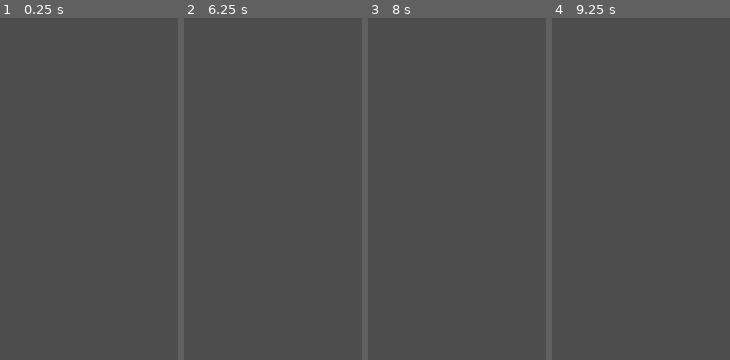
Above: before the commit, frames 1-4 (left to right).
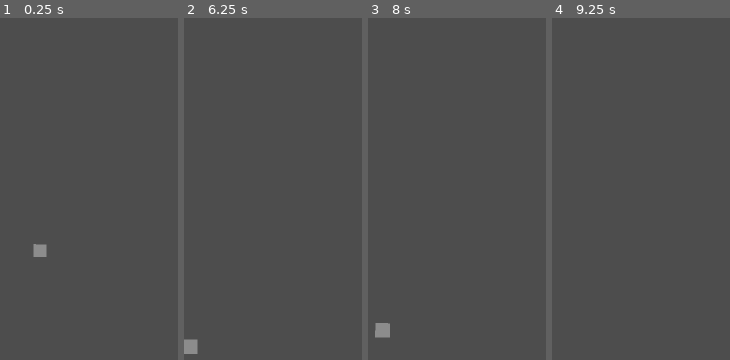
Above: after the commit, the same moments.

Repository: nathan-guiard/zappy
Game: Godot game, scene res://main.tscn
Two runs of this game, one before a commit and one after it. Both use one fixed random seed, a clock stepped at 60 frames per second and the inputs below.
Inputs (mouse positions are in pixels of both pictures, inside the frame that each line leads up to):
- Up to frame 1 (0.25 s): no input
- Up to frame 2 (6.25 s): tap Enter at 0.5, 2, 3.5 s; move the mouse to (outside the picture) at 0.52 s; tap I at 0.6, 1.35, 2.3, 3.05, 3.6, 4.35, 5.3, 6.05 s; click (outside the picture) at 0.67 s; tap Space at 1.25, 2.75, 4.25 s; move the mouse to (outside the picture) at 1.27 s; click (outside the picture) at 1.42 s; move the mouse to (outside the picture) at 2.02 s; tap P at 2.1, 5.1 s; click (outside the picture) at 2.17 s; move the mouse to (outside the picture) at 2.77 s; tap O at 2.85, 5.85 s; click (outside the picture) at 2.92 s; move the mouse to (outside the picture) at 3.52 s; click (outside the picture) at 3.67 s; move the mouse to (344, 147) at 4.27 s; click (344, 147) at 4.42 s; move the mouse to (outside the picture) at 5.02 s; click (outside the picture) at 5.17 s; move the mouse to (outside the picture) at 5.77 s; click (outside the picture) at 5.92 s
- Up to frame 3 (8 s): move the mouse to (outside the picture) at 6.52 s; tap I at 6.6, 7.35 s; click (outside the picture) at 6.67 s; move the mouse to (outside the picture) at 7.27 s; click (outside the picture) at 7.42 s
- Up to frame 4 (9.25 s): move the mouse to (outside the picture) at 8.02 s; tap P at 8.1 s; click (outside the picture) at 8.17 s; tap I at 8.3, 9.05 s; move the mouse to (outside the picture) at 8.77 s; tap O at 8.85 s; click (outside the picture) at 8.92 s

The runs differ from the first frame. In frame 1, 0.3% of the frame differs, in the area x 18-27%, y 66-70%; in frame 2, 0.3%; in frame 3, 0.4%, in the area x 3-13%, y 89-94%; in frame 4, nothing differs.

Commit message:
Now I store tiles data, I can get info by pressing I on the tile i Want + white square on hovered tiles + mini patch on displayed tiles

Diff:
--- a/graphics/TileMap.gd
+++ b/graphics/TileMap.gd
@@ -1,4 +1,6 @@
 extends TileMap
+
+@onready var hover_square: Node2D = $"HoverSquare"
 
 
 var _players: Dictionary = {}
@@ -14,6 +16,18 @@
 	FOOD = "Food",
 }
 
+#var _tiles_minerals_data: Array[Array]
+var _tiles_data: Dictionary
+#_tiles_minerals_data[0][1] = [
+	#{
+		#content =  "Linemate",
+		#amount = 3
+	#},
+	#{
+		#content = "Thystame",
+		#amount = 4
+	#}
+#]
 # const Tile: Dictionary = {
 # 	LINEMATE = Vector2i(0, 6),
 # 	DERAUMERE = Vector2i(3, 3),
@@ -56,7 +70,12 @@
 
 # Called when the node enters the scene tree for the first time.
 func _ready() -> void:
-	pass
+	var timer_notify: Timer = Timer.new()
+	timer_notify.one_shot = false
+	timer_notify.autostart = true
+	timer_notify.wait_time = 2
+	timer_notify.timeout.connect(_on_timer_notify_timeout)
+	add_child(timer_notify)
 
 
 enum Terrain {
@@ -67,6 +86,15 @@
 
 var nb_col: int = 0
 var nb_row: int = 0
+
+func _use_tile_data_runtime_update(layer: int, coords: Vector2i) -> bool:
+	if layer > 0:
+		return true
+	return false
+
+func _tile_data_runtime_update(layer: int, coords: Vector2i, tile_data: TileData) -> void:
+	#print("_tile_data_runtime_update")
+	return
 
 func init_map_tiling() -> void:
 	for col: Array in map:
@@ -121,34 +149,44 @@
 
 
 
+func is_there_food(content: Array) -> bool:
+	for el: Dictionary in content:
+		if el.has(Content.FOOD):
+			return true
+	return false
+
+func is_there_minerals(content: Array) -> bool:
+	for el: Dictionary in content:
+		if el.has(Content.DERAUMERE) or el.has(Content.LINEMATE) or el.has(Content.MENDIANE) or el.has(Content.PHIRAS) or el.has(Content.SIBUR) or el.has(Content.THYSTAME):
+			return true
+	return false
+
+
+func update_tiles_data(pos: Vector2i, content: Array) -> void:
+	_tiles_data[pos] = content
 
 func manage_cell_content(pos: Vector2i, content: Array) -> void:
 	#var output: String = ""
 	var food_layer: int = 1
 	var minerals_layer: int = 2
-
-
-	if content.size() == 0:
+	#print(content)
+	update_tiles_data(pos, content)
+
+	if not is_there_food(content):
 		set_cell(food_layer, pos, - 1)
-		#print("cell removed")
-	else:
-		#print("cell add")
-		pass
+	if not is_there_minerals(content):
+		set_cell(minerals_layer, pos, - 1)
+
+
+	#print("content: ", content)
+	#print()
 	for el: Dictionary in content:
 
 		if el.is_empty():
 			continue
 
-
-
-
-
 		if el.has(Content.FOOD):
 			set_cell(food_layer, pos, items_source_id, Tile.FOOD.pick_random() as Vector2i)
-			if content.size() == 1:
-				set_cell(minerals_layer, pos, - 1)
-		else:
-			set_cell(food_layer, pos, - 1)
 
 
 			# output += Content.FOOD + ": " + str(el[Content.FOOD]) + ", "
@@ -175,8 +213,6 @@
 
 			# output += Content.PLAYER + ": " + str(el[Content.PLAYER]) + ", "
 
-	#print(output)
-
 # Called every frame. 'delta' is the elapsed time since the previous frame.
 func _process(delta: float) -> void:
 	pass
@@ -222,7 +258,7 @@
 	#print("_players: ", _players)
 
 func update_eggs(eggs: Array) -> void:
-	print("eggs: ", eggs)
+	#print("eggs: ", eggs)
 	for egg: Dictionary in eggs:
 		pass
 
@@ -262,7 +298,7 @@
 	player.level = dic.level
 	player.action = JSON.stringify(dic.action)
 
-	print("level: ", player.level)
+	#print("level: ", player.level)
 
 
 func update_position_player_on_map(player: Player) -> void:
@@ -292,3 +328,56 @@
 			print("player added")
 		var player: Player = _players[remote_player_id]
 		update_player_from_dictionnary(player, remote_player)
+
+
+func _on_timer_notify_timeout() -> void:
+	#print("timer !")
+	#notify_runtime_tile_data_update(0)
+	pass
+
+
+func _unhandled_input(event: InputEvent) -> void:
+	var hovered_cell: Vector2i = local_to_map(get_local_mouse_position())
+	if not _tiles_data.has(hovered_cell):
+		return
+	var data: Array = _tiles_data[hovered_cell]
+	if event is InputEventMouseMotion:
+		var ev: InputEventMouseMotion = event
+		hover_square.position = map_to_local(hovered_cell)
+	if event is InputEventKey and event.is_pressed():
+		var ev: InputEventKey = event
+		print("butttont")
+		if ev.keycode == KEY_I:
+			print(data)
+		#print(ev.as_text_keycode())
+
+
+
+
+
+
+
+#var hovered_cell_data: TileData
+#func _unhandled_input(event: InputEvent) -> void:
+	#var hovered_cell: Vector2i = local_to_map(get_local_mouse_position())
+	#var data: TileData = get_cell_tile_data(1, hovered_cell)
+	#if not data:
+		#return
+	#if event is InputEventMouseMotion:
+	#
+		#var ev: InputEventMouseMotion = event
+		#if hovered_cell_data:
+			#hovered_cell_data.modulate = Color(1, 1, 1, 1)
+		#
+		#hovered_cell_data = data
+		#hovered_cell_data.modulate = Color(1, 0, 0, 1)
+		#print(data)
+	#if event is InputEventMouseButton:
+		#var ev: InputEventMouseButton = event
+		#if ev.button_index == MOUSE_BUTTON_LEFT:
+			#data.get_custom_data_by_layer_id(1)
+	#if event is InputEventKey and event.is_pressed():
+		#var ev: InputEventKey = event
+		#data.set_custom_data_by_layer_id(1, ev.as_text_keycode())
+		#print(ev.as_text_keycode())
+	#
--- /dev/null
+++ b/graphics/hover_square.tscn
@@ -0,0 +1,10 @@
+[gd_scene format=3 uid="uid://b35toih8wxky3"]
+
+[node name="HoverSquare" type="Node2D"]
+modulate = Color(1, 1, 1, 0.352941)
+z_index = 4
+
+[node name="Polygon2D" type="Polygon2D" parent="."]
+position = Vector2(0.338766, -1.25303)
+scale = Vector2(0.159609, 0.226691)
+polygon = PackedVector2Array(-51.0424, -29.7629, -51.4039, 38.0764, 48, 38, 46.8488, -29.0145)
--- a/graphics/main.tscn
+++ b/graphics/main.tscn
@@ -6,6 +6,7 @@
 [ext_resource type="Texture2D" uid="uid://ddoe5t8jqdp3j" path="res://Items.png" id="4_6ickp"]
 [ext_resource type="Script" path="res://Network.gd" id="4_b2sue"]
 [ext_resource type="PackedScene" uid="uid://bvg6orivi3vvd" path="res://player.tscn" id="6_2hnmn"]
+[ext_resource type="PackedScene" uid="uid://b35toih8wxky3" path="res://hover_square.tscn" id="7_flrrs"]
 
 [sub_resource type="TileSetAtlasSource" id="TileSetAtlasSource_6kdgw"]
 texture = ExtResource("1_q4hv5")
@@ -1316,5 +1317,8 @@
 [node name="Player" parent="TileMap" instance=ExtResource("6_2hnmn")]
 position = Vector2(500, 500)
 
+[node name="HoverSquare" parent="TileMap" instance=ExtResource("7_flrrs")]
+position = Vector2(66, 305)
+
 [connection signal="map_ready" from="Network" to="TileMap" method="_on_network_map_ready"]
 [connection signal="map_update" from="Network" to="TileMap" method="_on_network_map_update"]
Not shown: 1 places in graphics/main.tscn that only renumber resources
